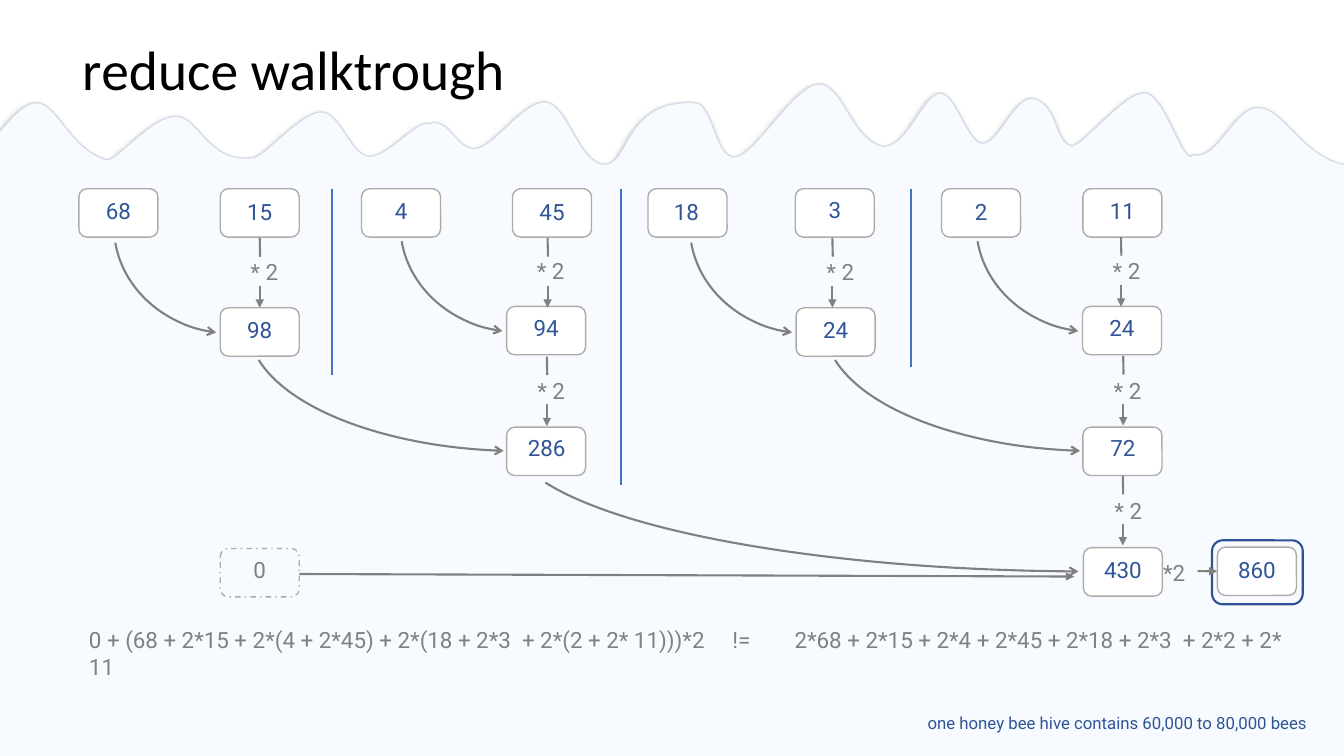
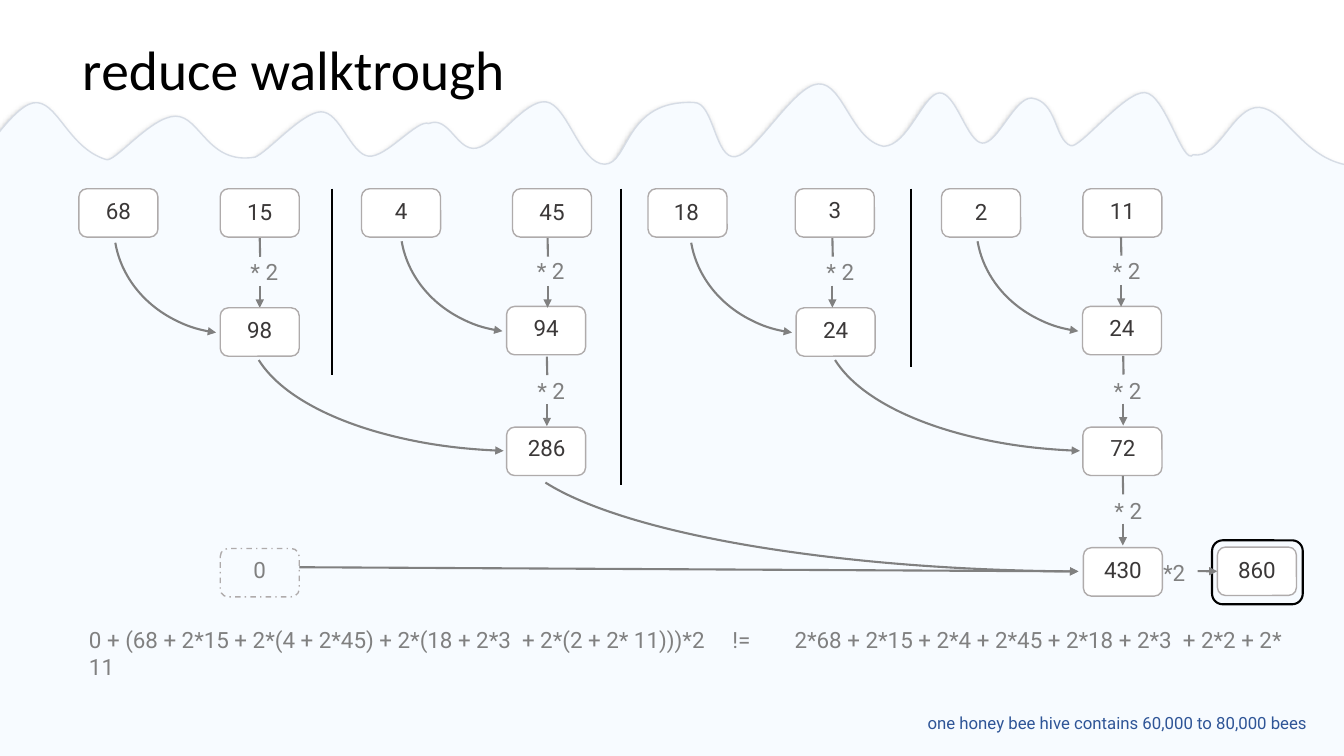
Before and after one commit to EmptySquareBubble/StoriesFromAParallelUniverse-, a slide deck: slide 14 of stories_from_a_paralel_universe.pptx. Drawn at 1344x756 pixels with LibreOffice and Linux fonts; fonts in the diff are those of the drawing. Boxes give left, top, right and bottom in pixels: in the first picture for what was removed or moved away, otherwise in the second. Text is boxed around its words. In the diff, an @@ line names an element or a change of style, - is before the commit and + after.

Commit message:
formatting

```diff
--- a/stories_from_a_paralel_universe.pptx
+++ b/stories_from_a_paralel_universe.pptx
@@ line (332, 189) - (332, 375): stroke #4472C4 1.5 pt to #000000 1.5 pt @@
@@ line (621, 189) - (621, 485): stroke #4472C4 1.5 pt to #000000 1.5 pt @@
@@ line (911, 189) - (911, 367): stroke #4472C4 1.5 pt to #000000 1.5 pt @@
@@ arrow moved from (299, 574) - (1075, 577) to (299, 568) - (1079, 572) @@
@@ text colour #2F5597 to #3B3838 in 16 elements at box(106, 203, 131, 219), box(247, 204, 272, 220), box(395, 203, 408, 219), box(539, 204, 564, 220), box(674, 204, 699, 220), box(829, 202, 842, 218), box(975, 204, 988, 220), box(1110, 203, 1135, 219), box(247, 322, 272, 338), box(534, 320, 559, 336), box(823, 322, 848, 338), box(1109, 320, 1134, 336), box(528, 440, 566, 456), box(1110, 440, 1135, 456), box(1238, 562, 1276, 578), box(1104, 562, 1142, 578) @@
@@ rounded rectangle at box(1212, 540, 1303, 604): outline #2D5193 1.5 pt to #000000 1.5 pt @@
```
Also in this commit, not shown: 27 other slides changed, 1 slide added.
